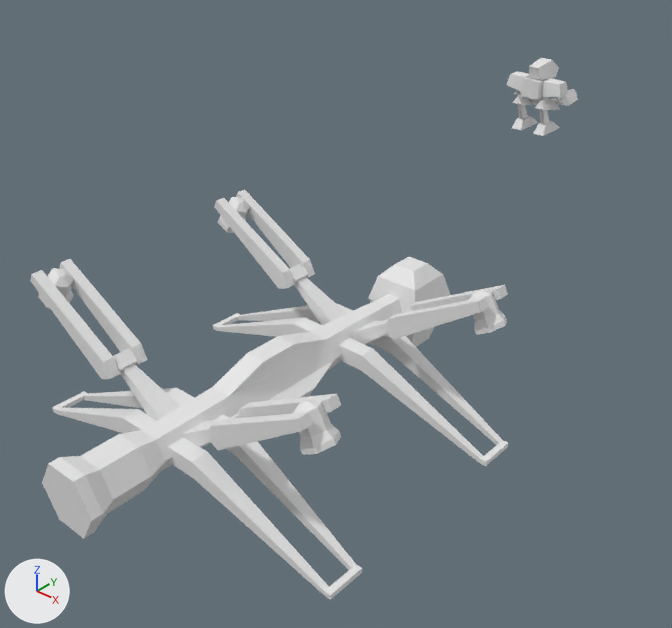
What one commit did to the Blender file _temporary/and_hvy_transporter/andhvytransporter.blend.
One viewpoint serves both versions: a 50 mm camera at (16.5, -22.5, 11.3) aimed at (0.1, -3.9, -3.0). The lights are fixed; the arrows at lower left show +X, +Y and +Z.
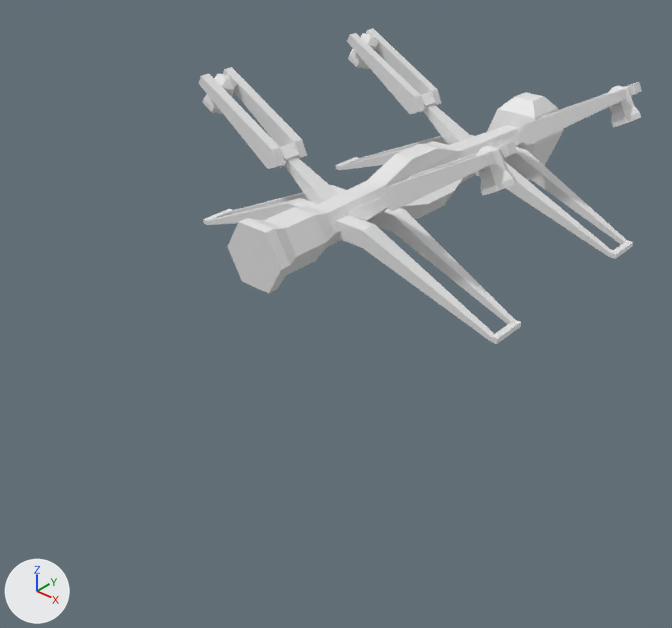
Location of each change, (x1, y1, x2, y2) in pixels of the pictures (672 x 628 px):
'Cube', moved: before (42, 257, 508, 600); after (203, 92, 633, 344)
'Cube.003', moved: before (30, 259, 147, 379); after (198, 67, 307, 169)
'Cube.002', moved: before (206, 394, 341, 455); after (380, 141, 517, 211)
'Cube.004', moved: before (214, 190, 315, 289); after (347, 28, 441, 114)
'Cube.005', moved: before (383, 285, 508, 340); after (517, 82, 642, 145)
'Cube.001', moved: before (113, 348, 245, 447); after (280, 143, 388, 222)
'Cube.006', moved: before (290, 264, 413, 344); after (419, 92, 524, 147)
'corak.002', hidden: before (506, 58, 578, 136)

The change, as a diff of the scene's bpy script:
```diff
--- a/_temporary/and_hvy_transporter/andhvytransporter.blend.py
+++ b/_temporary/and_hvy_transporter/andhvytransporter.blend.py
@@ ob_cube_006 @@
 ob_cube_006 = bpy.data.objects.new('Cube.006', me_cube_007)
-ob_cube_006.location = (0.0, 6.9, -3.08)
+ob_cube_006.location = (0.0, 13.52, 1.08)
@@ ob_cube_001 @@
 ob_cube_001 = bpy.data.objects.new('Cube.001', me_cube_001)
-ob_cube_001.location = (0.0, 0.0, -3.08)
+ob_cube_001.location = (0.0, 6.62, 1.08)
@@ ob_cube @@
 ob_cube = bpy.data.objects.new('Cube', me_cube)
-ob_cube.location = (0.0, 0.0, -3.08)
+ob_cube.location = (0.0, 6.62, 1.08)
@@ ob_corak_002 @@
 ob_corak_002.scale = (0.1, 0.1, 0.1)
+ob_corak_002.hide_set(True)  # its collection is switched off
```
